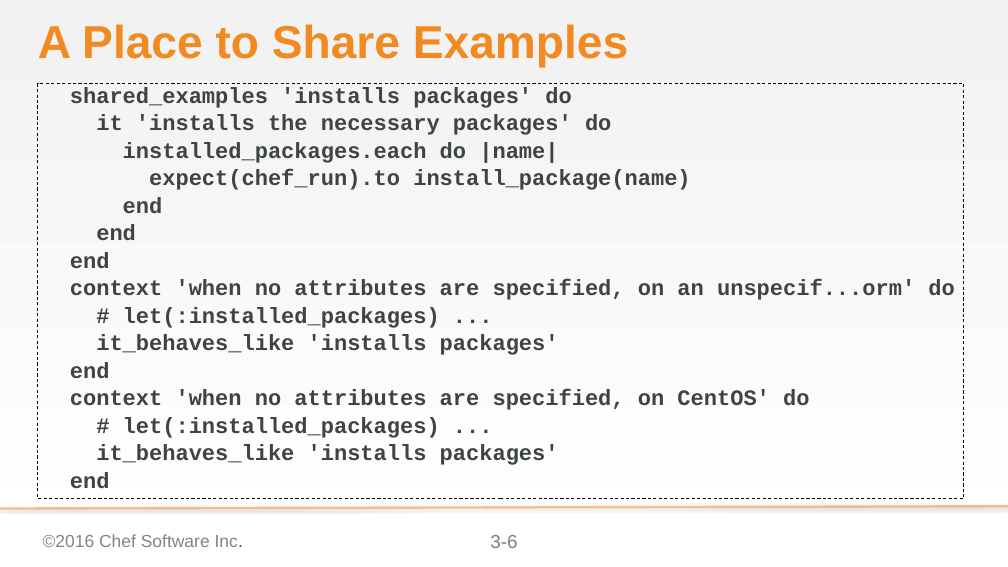
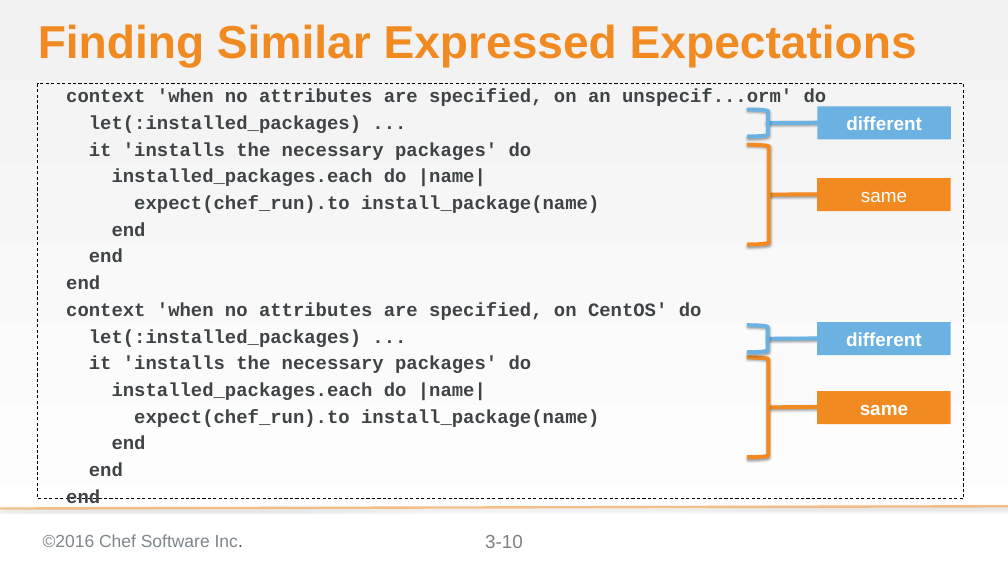
Before and after one commit to chef-training/elegant_tests, a slide deck: slide 10 of 04-shared_examples.pptx (slide 6 before the commit). Drawn at 1008x567 pixels with LibreOffice and Linux fonts; fonts in the diff are those of the drawing; background and template pictures are left out. Boxes give left, top, right and bottom in pixels: in the first picture for what was removed or moved away, otherwise in the second. Text is boxed around its words. In the diff, an @@ line names an element or a change of style, - is before the commit and + after.

```diff
--- a/04-shared_examples.pptx
+++ b/04-shared_examples.pptx
@@ title at (38, 24, 917, 67): text changed @@
-A Place to Share Examples
+Finding Similar Expressed Expectations
@@ text at (66, 89, 827, 133): text changed; size 28 to 24 pt @@
-shared_examples 'installs packages' do
+context 'when no attributes are specified, on an unspecif...orm' do
+let(:installed_packages) ...
@@ right bracket added at (747, 109, 768, 137), outline #6BB2E2 5 pt @@
@@ rectangle added at (818, 107, 951, 139), fill #6BB2E2, 24 pt, text #FFFFFF, bold @@
+different
@@ text at (66, 142, 599, 476): size 28 to 24 pt in "it 'installs the necessary packages' do", "installed_packages.each do |name|", "expect(chef_run).to install_package(name)", "end" and 4 more places; line spacing 0.8 to 0.9 @@
@@ right bracket added at (747, 145, 768, 244), outline #F18B21 5 pt @@
@@ line added from (766, 123) to (818, 122), #6BB2E2 5 pt @@
@@ rectangle added at (817, 178, 950, 211), fill #F18B21, 24 pt, text #FFFFFF @@
+same
@@ line added from (769, 194) to (820, 194), #F18B21 5 pt @@
@@ text at (66, 303, 702, 427): text changed; size 28 to 24 pt @@
-context 'when no attributes are specified, on an unspecif...orm' do
-# let(:installed_packages) ...
-it_behaves_like 'installs packages'
+context 'when no attributes are specified, on CentOS' do
+let(:installed_packages) ...
+it 'installs the necessary packages' do
+installed_packages.each do |name|
+expect(chef_run).to install_package(name)
@@ right bracket added at (747, 325, 768, 353), outline #6BB2E2 5 pt @@
@@ rectangle added at (817, 322, 950, 355), fill #6BB2E2, 24 pt, text #FFFFFF, bold @@
+different
@@ right bracket added at (747, 357, 768, 457), outline #F18B21 5 pt @@
@@ line added from (766, 338) to (818, 338), #6BB2E2 5 pt @@
@@ text at (70, 389, 809, 465): paragraphs removed @@
-context 'when no attributes are specified, on CentOS' do
-# let(:installed_packages) ...
-it_behaves_like 'installs packages'
@@ line added from (768, 407) to (819, 407), #F18B21 5 pt @@
@@ rectangle added at (817, 391, 950, 424), fill #F18B21, 24 pt, text #FFFFFF, bold @@
+same
@@ text at (66, 490, 100, 509): paragraph added @@
+end
@@ page number at (485, 535, 523, 548): text changed @@
-3-6
+3-10
```
Also in this commit, not shown: 8 other slides changed, 1 slide added, 6 other files.
